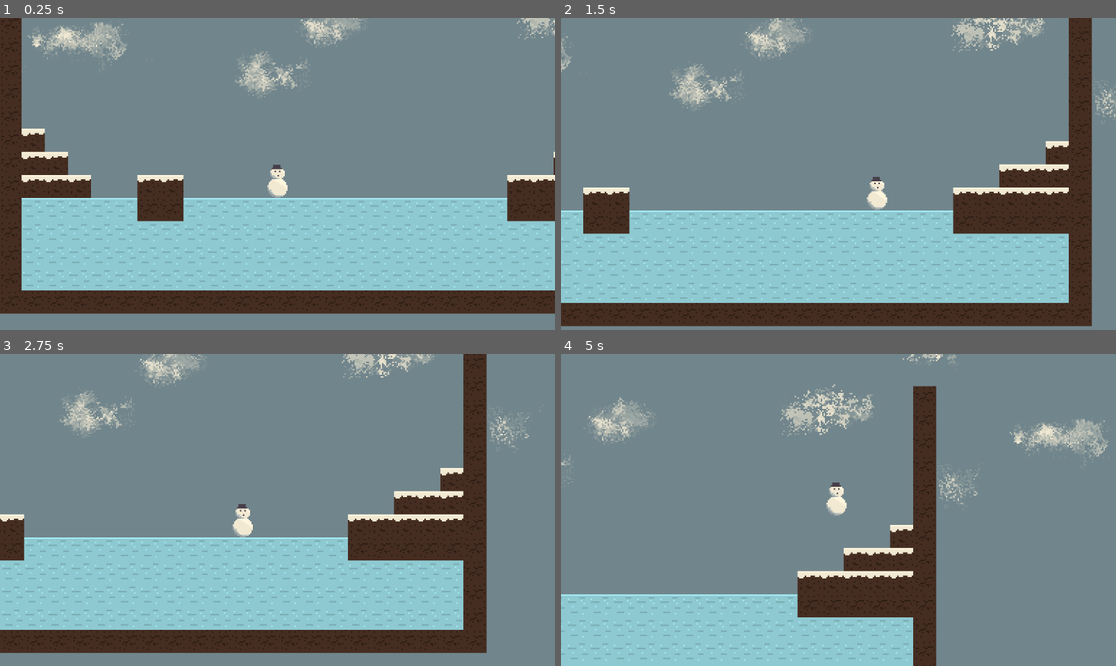
Above: before the commit, frames 1-4 (two rows, left to right).
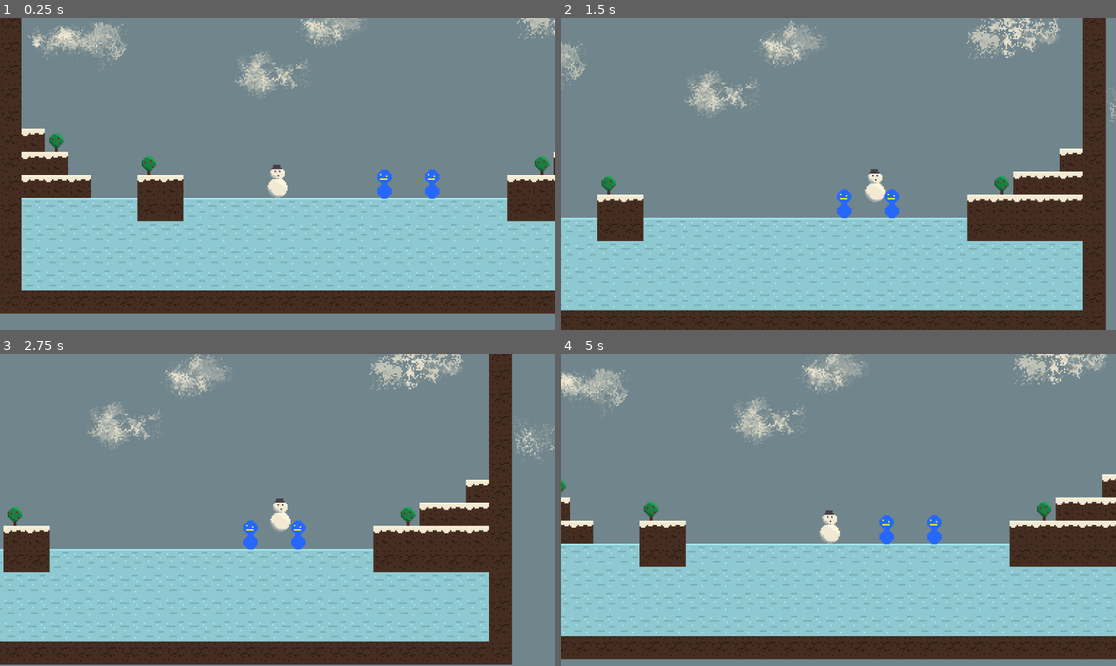
Above: after the commit, the same moments.

Repository: streebree/slickmode
Game: Godot game, scene res://scenes/areas/area.tscn
Two runs of this game, one before a commit and one after it. Both use one fixed random seed, a clock stepped at 60 frames per second and the inputs below.
Inputs (mouse positions are in pixels of both pictures, inside the frame that each line leads up to):
- Up to frame 1 (0.25 s): no input
- Up to frame 2 (1.5 s): tap Enter (ui_accept) at 0.5, 0.6, 0.77, 1.07 s; move the mouse to (960, 158) at 0.52 s; hold Right (ui_right) from 0.53 s (still down); click (960, 158) at 0.67 s; move the mouse to (727, 189) at 1.27 s; tap F at 1.35 s
- Up to frame 3 (2.75 s): tap Enter (ui_accept) at 1.52, 1.55, 1.82, 2.1 s; move the mouse to (333, 441) at 2.02 s; release Right (ui_right) at 2.03 s; hold Left (ui_left) from 2.03 s (still down)
- Up to frame 4 (5 s): move the mouse to (810, 572) at 2.77 s; release Left (ui_left) at 2.78 s; hold Right (ui_right) 2.78-4.28 s; tap F at 2.85, 4.35 s; click (810, 572) at 2.92 s; tap Enter (ui_accept) at 3.02, 3.05, 3.32, 3.6, 3.77, 4.07, 4.52, 4.55, 4.82 s; move the mouse to (1005, 556) at 3.52 s; move the mouse to (672, 463) at 4.27 s; hold Left (ui_left) from 4.28 s (still down)

The runs differ from the first frame. In frame 1, 0.7% of the frame differs, in the area x 8-99%, y 36-58%; in frame 2, 20%; in frame 3, 27%; in frame 4, 45%, in the area x 0-100%, y 0-100%.

Commit message:
Add enemy

Diff:
--- a/slick-game/node-test.gd
+++ b/slick-game/node-test.gd
@@ -3,7 +3,6 @@
 
 # Called when the node enters the scene tree for the first time.
 func _ready() -> void:
-	print("Started")
 	pass # Replace with function body.
 
 
--- a/slick-game/project.godot
+++ b/slick-game/project.godot
@@ -17,7 +17,7 @@
 
 [editor_plugins]
 
-enabled=PackedStringArray("res://addons/godot-vim/plugin.cfg", "res://addons/vim/plugin.cfg")
+enabled=PackedStringArray("res://addons/godot-vim/plugin.cfg")
 
 [input]
 
@@ -69,6 +69,12 @@
 ]
 }
 
+[layer_names]
+
+2d_physics/layer_1="Collision"
+2d_physics/layer_2="IceSlide"
+2d_physics/layer_3="PlayerDamageHitbox"
+
 [physics]
 
 3d/physics_engine="Jolt Physics"
--- a/slick-game/scenes/areas/area.tscn
+++ b/slick-game/scenes/areas/area.tscn
@@ -2,12 +2,12 @@
 
 [ext_resource type="Script" uid="uid://cle1idslv4gx8" path="res://node-test.gd" id="1_oo7e7"]
 [ext_resource type="Texture2D" uid="uid://bocxvje2vt7lo" path="res://assets/slicktileset.png" id="2_prnpl"]
-[ext_resource type="PackedScene" uid="uid://ckjpn0vpiwogk" path="res://scenes/areas/snowman.tscn" id="3_prnpl"]
-[ext_resource type="Script" uid="uid://bln7vcorjgofm" path="res://scenes/areas/snowman.gd" id="4_e38xd"]
+[ext_resource type="PackedScene" uid="uid://ckjpn0vpiwogk" path="res://scenes/snowman.tscn" id="3_prnpl"]
 [ext_resource type="Texture2D" uid="uid://b4nwe3rb8yd41" path="res://assets/background0.png" id="5_p3lme"]
 [ext_resource type="Texture2D" uid="uid://br3x4cgwy2nx8" path="res://assets/background1.png" id="6_ag3m5"]
 [ext_resource type="Texture2D" uid="uid://f806pa0exola" path="res://assets/background2.png" id="7_aoiyj"]
 [ext_resource type="AudioStream" uid="uid://dl75krm64q111" path="res://assets/Snow.wav" id="8_ag3m5"]
+[ext_resource type="PackedScene" uid="uid://ow5vth2oib6b" path="res://scenes/enemy.tscn" id="8_aoiyj"]
 
 [sub_resource type="TileSetAtlasSource" id="TileSetAtlasSource_e38xd"]
 texture = ExtResource("2_prnpl")
@@ -15,25 +15,29 @@
 0:0/0/physics_layer_0/polygon_0/points = PackedVector2Array(-8, -8, 8, -8, 8, 8, -8, 8)
 1:0/0 = 0
 1:0/0/physics_layer_0/polygon_0/points = PackedVector2Array(-8, -8, 8, -8, 8, 8, -8, 8)
+1:0/0/physics_layer_1/polygon_0/points = PackedVector2Array(-8, -8, 8, -8, 8, 8, -8, 8)
 0:1/0 = 0
 0:1/0/physics_layer_0/polygon_0/points = PackedVector2Array(-8, -8, 8, -8, 8, 8, -8, 8)
 1:1/0 = 0
 1:1/0/physics_layer_0/polygon_0/points = PackedVector2Array(-8, -8, 8, -8, 8, 8, -8, 8)
+1:1/0/physics_layer_1/polygon_0/points = PackedVector2Array(-8, -8, 8, -8, 8, 8, -8, 8)
+2:0/0 = 0
 
 [sub_resource type="TileSet" id="TileSet_0ik7n"]
 physics_layer_0/collision_layer = 1
+physics_layer_1/collision_layer = 2
+physics_layer_1/collision_mask = 2
 sources/0 = SubResource("TileSetAtlasSource_e38xd")
 
 [node name="Node2D" type="Node2D" unique_id=1625689784]
 script = ExtResource("1_oo7e7")
 
 [node name="TileMapLayer" type="TileMapLayer" parent="." unique_id=977616795]
-tile_map_data = PackedByteArray("AAAAAAAAAAABAAAAAAABAAAAAAA …(2736 unchanged characters)… AAAAAAAD4////AAAAAAAAAAD6////AAAAAAAAAAA=")
+tile_map_data = PackedByteArray("AAAAAAAAAAABAAAAAAABAAAAAAA …(2736 unchanged characters)… AAAAAAAD4////AAAAAAAAAAD6////AAAAAAAAAAAOAP7/AAACAAAAAAD9//7/AAACAAAAAAD5//3/AAACAAAAAAA=")
 tile_set = SubResource("TileSet_0ik7n")
 
 [node name="CharacterBody2D" parent="." unique_id=1919126236 instance=ExtResource("3_prnpl")]
 position = Vector2(49, -18)
-script = ExtResource("4_e38xd")
 
 [node name="Parallax2D" type="Parallax2D" parent="." unique_id=2142179580]
 z_index = -5
@@ -72,4 +76,9 @@
 [node name="AudioStreamPlayer" type="AudioStreamPlayer" parent="." unique_id=1346540891]
 stream = ExtResource("8_ag3m5")
 volume_db = -14.597
-autoplay = true
+
+[node name="RigidBody2D" parent="." unique_id=2019721684 instance=ExtResource("8_aoiyj")]
+position = Vector2(123, -19)
+
+[node name="RigidBody2D2" parent="." unique_id=1475747742 instance=ExtResource("8_aoiyj")]
+position = Vector2(156, -19)
--- a/slick-game/scenes/areas/snowman.gd
+++ /dev/null
@@ -1,34 +0,0 @@
-extends CharacterBody2D
-
-
-const SPEED = 300.0
-const JUMP_VELOCITY = -300.0
-const SPEED_CAP = 150.0
-
-func _physics_process(delta: float) -> void:
-	# Add the gravity.
-	if not is_on_floor():
-		velocity += get_gravity() * delta
-
-	# Handle jump.
-	if Input.is_action_just_pressed("ui_accept") and is_on_floor():
-		velocity.y = JUMP_VELOCITY
-	# Letting go of jump makes you stop moving upward.
-	if Input.is_action_just_released("ui_accept") and velocity.y < 0:
-		velocity.y /= 3.0
-
-	# Handle left/right movement.
-	var direction := Input.get_axis("ui_left", "ui_right")
-	if direction:
-		velocity.x += direction * SPEED * delta
-	elif is_on_floor():
-		velocity.x = move_toward(velocity.x, 0, delta * SPEED)
-
-	# Cap the speed.
-	if absf(velocity.x) > SPEED_CAP:
-		if velocity.x > 0:
-			velocity.x = SPEED_CAP
-		else:
-			velocity.x = -SPEED_CAP
-
-	move_and_slide()
--- a/slick-game/scenes/areas/snowman.tscn
+++ /dev/null
@@ -1,38 +0,0 @@
-[gd_scene format=3 uid="uid://ckjpn0vpiwogk"]
-
-[ext_resource type="Texture2D" uid="uid://cvx1ecf0scy2n" path="res://assets/yukidaruma.png" id="1_s1rrw"]
-
-[sub_resource type="SpriteFrames" id="SpriteFrames_j7fvb"]
-animations = [{
-"frames": [{
-"duration": 1.0,
-"texture": ExtResource("1_s1rrw")
-}],
-"loop": true,
-"name": &"default",
-"speed": 5.0
-}]
-
-[sub_resource type="RectangleShape2D" id="RectangleShape2D_0et35"]
-size = Vector2(8, 18)
-
-[sub_resource type="RectangleShape2D" id="RectangleShape2D_s1rrw"]
-size = Vector2(8, 14)
-
-[node name="CharacterBody2D" type="CharacterBody2D" unique_id=1919126236]
-
-[node name="AnimatedSprite2D" type="AnimatedSprite2D" parent="." unique_id=721837144]
-sprite_frames = SubResource("SpriteFrames_j7fvb")
-
-[node name="Physics Hitbox" type="CollisionShape2D" parent="." unique_id=713872290]
-position = Vector2(0, 7)
-shape = SubResource("RectangleShape2D_0et35")
-
-[node name="Damage Hitbox" type="CollisionShape2D" parent="." unique_id=1018229339]
-visible = false
-position = Vector2(0, 6)
-shape = SubResource("RectangleShape2D_s1rrw")
-
-[node name="Camera2D" type="Camera2D" parent="." unique_id=96300986]
-zoom = Vector2(3, 3)
-position_smoothing_enabled = true
--- /dev/null
+++ b/slick-game/scenes/audio_stream_player.gd
@@ -0,0 +1,11 @@
+extends AudioStreamPlayer
+
+
+# Called when the node enters the scene tree for the first time.
+func _ready() -> void:
+	pass # Replace with function body.
+
+
+# Called every frame. 'delta' is the elapsed time since the previous frame.
+func _process(delta: float) -> void:
+	pass
--- /dev/null
+++ b/slick-game/scenes/enemy.tscn
@@ -0,0 +1,29 @@
+[gd_scene format=3 uid="uid://ow5vth2oib6b"]
+
+[ext_resource type="Texture2D" uid="uid://b7h3ms518vdv" path="res://assets/enemy.png" id="1_cejb6"]
+
+[sub_resource type="RectangleShape2D" id="RectangleShape2D_cejb6"]
+size = Vector2(6, 15)
+
+[sub_resource type="CapsuleShape2D" id="CapsuleShape2D_cejb6"]
+radius = 4.0
+height = 16.0
+
+[node name="RigidBody2D" type="RigidBody2D" unique_id=2019721684]
+collision_layer = 5
+collision_mask = 5
+
+[node name="Sprite2D" type="Sprite2D" parent="." unique_id=113236820]
+texture = ExtResource("1_cejb6")
+
+[node name="CollisionShape2D" type="CollisionShape2D" parent="." unique_id=1294918762]
+position = Vector2(0, 8.5)
+shape = SubResource("RectangleShape2D_cejb6")
+
+[node name="Area2D" type="Area2D" parent="." unique_id=1458429884]
+collision_layer = 4
+collision_mask = 4
+
+[node name="CollisionShape2D" type="CollisionShape2D" parent="Area2D" unique_id=384744522]
+position = Vector2(0, 6)
+shape = SubResource("CapsuleShape2D_cejb6")
--- /dev/null
+++ b/slick-game/scenes/snowman.gd
@@ -0,0 +1,78 @@
+extends CharacterBody2D
+
+
+const SPEED = 300.0
+const JUMP_VELOCITY = -300.0
+const SPEED_CAP = 150.0
+
+var ice_collision_count = 0
+var prev_x_velocity = 0
+var damage_collision_count = 0
+
+var health = 3
+
+var delta_x = 0
+
+func _physics_process(delta: float) -> void:
+	# Add the gravity.
+	if not is_on_floor():
+		velocity += get_gravity() * delta
+
+	# Handle jump.
+	if Input.is_action_just_pressed("ui_accept") and is_on_floor():
+		velocity.y = JUMP_VELOCITY
+	# Letting go of jump makes you stop moving upward.
+	if Input.is_action_just_released("ui_accept") and velocity.y < 0:
+		velocity.y /= 3.0
+
+	# Handle left/right movement.
+	var direction := Input.get_axis("ui_left", "ui_right")
+	if ice_collision_count > 0:
+		if is_on_wall():
+			velocity.x = -prev_x_velocity
+	elif direction:
+		velocity.x += direction * SPEED * delta
+	elif is_on_floor():
+		velocity.x = move_toward(velocity.x, 0, delta * SPEED)
+
+	# Cap the speed
+	if absf(velocity.x) > SPEED_CAP:
+		if velocity.x > 0:
+			velocity.x = SPEED_CAP
+		else:
+			velocity.x = -SPEED_CAP
+
+	prev_x_velocity  = velocity.x
+
+	# Handle damage:
+	if damage_collision_count > 0:
+		health -= 1
+		velocity.y -= 150
+		if delta_x > 0:
+			velocity.x -= 200
+		if delta_x < 0:
+			velocity.x += 200
+		damage_collision_count = 0
+		print("health", health)
+
+
+	move_and_slide()
+
+
+
+# Ice physics collision
+func _on_area_2d_body_entered(body: Node2D) -> void:
+	ice_collision_count += 1
+
+func _on_area_2d_body_exited(body: Node2D) -> void:
+	ice_collision_count -= 1
+
+# Enemy collision
+func _on_area_2d_2_body_entered(body: Node2D) -> void:
+	print("GET HIT")
+	delta_x = body.position.x - position.x
+	damage_collision_count += 1
+
+func _on_area_2d_2_body_exited(body: Node2D) -> void:
+	pass
+	# damage_collision_count -= 1
--- /dev/null
+++ b/slick-game/scenes/snowman.tscn
@@ -0,0 +1,59 @@
+[gd_scene format=3 uid="uid://ckjpn0vpiwogk"]
+
+[ext_resource type="Script" uid="uid://bln7vcorjgofm" path="res://scenes/snowman.gd" id="1_j7fvb"]
+[ext_resource type="Texture2D" uid="uid://cvx1ecf0scy2n" path="res://assets/yukidaruma.png" id="1_s1rrw"]
+
+[sub_resource type="SpriteFrames" id="SpriteFrames_j7fvb"]
+animations = [{
+"frames": [{
+"duration": 1.0,
+"texture": ExtResource("1_s1rrw")
+}],
+"loop": true,
+"name": &"default",
+"speed": 5.0
+}]
+
+[sub_resource type="RectangleShape2D" id="RectangleShape2D_0et35"]
+size = Vector2(8, 18)
+
+[sub_resource type="RectangleShape2D" id="RectangleShape2D_s1rrw"]
+size = Vector2(8, 1)
+
+[sub_resource type="RectangleShape2D" id="RectangleShape2D_j7fvb"]
+size = Vector2(14, 18)
+
+[node name="CharacterBody2D" type="CharacterBody2D" unique_id=1919126236]
+script = ExtResource("1_j7fvb")
+
+[node name="AnimatedSprite2D" type="AnimatedSprite2D" parent="." unique_id=721837144]
+sprite_frames = SubResource("SpriteFrames_j7fvb")
+
+[node name="Physics Hitbox" type="CollisionShape2D" parent="." unique_id=713872290]
+position = Vector2(0, 7)
+shape = SubResource("RectangleShape2D_0et35")
+
+[node name="Camera2D" type="Camera2D" parent="." unique_id=96300986]
+zoom = Vector2(3, 3)
+position_smoothing_enabled = true
+
+[node name="Area2D" type="Area2D" parent="." unique_id=2102958704]
+collision_layer = 2
+collision_mask = 2
+
+[node name="IceSlide Hitbox" type="CollisionShape2D" parent="Area2D" unique_id=1018229339]
+position = Vector2(0, 16.5)
+shape = SubResource("RectangleShape2D_s1rrw")
+
+[node name="Area2D2" type="Area2D" parent="." unique_id=475397153]
+collision_layer = 4
+collision_mask = 4
+
+[node name="DamageHitbox" type="CollisionShape2D" parent="Area2D2" unique_id=1762572663]
+position = Vector2(0, 6)
+shape = SubResource("RectangleShape2D_j7fvb")
+
+[connection signal="body_entered" from="Area2D" to="." method="_on_area_2d_body_entered"]
+[connection signal="body_exited" from="Area2D" to="." method="_on_area_2d_body_exited"]
+[connection signal="body_entered" from="Area2D2" to="." method="_on_area_2d_2_body_entered"]
+[connection signal="body_exited" from="Area2D2" to="." method="_on_area_2d_2_body_exited"]
Not shown, changed: slick-game/assets/Snow.wav.import
Binary file changed: slick-game/assets/background.aseprite
Binary file added: slick-game/assets/enemy.aseprite
Binary file added: slick-game/assets/enemy.png
Not shown, added: slick-game/assets/enemy.png.import
Not shown, added: slick-game/export_presets.cfg
Not shown, added: slick-game/scenes/audio_stream_player.gd.uid
Renamed: slick-game/scenes/areas/snowman.gd.uid -> slick-game/scenes/snowman.gd.uid
